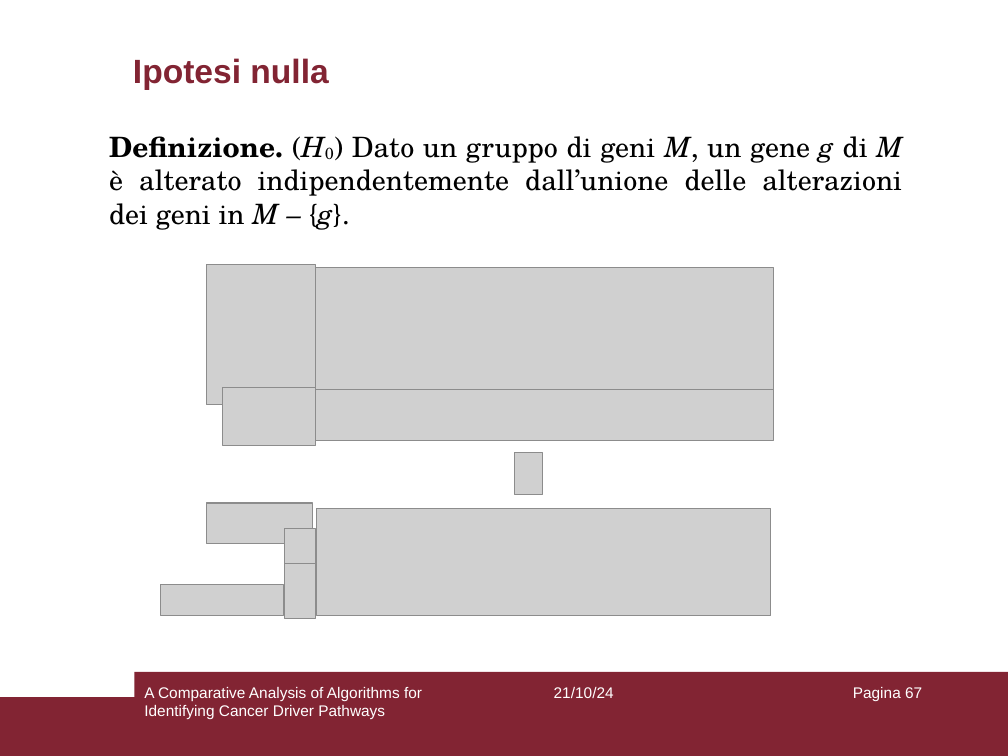
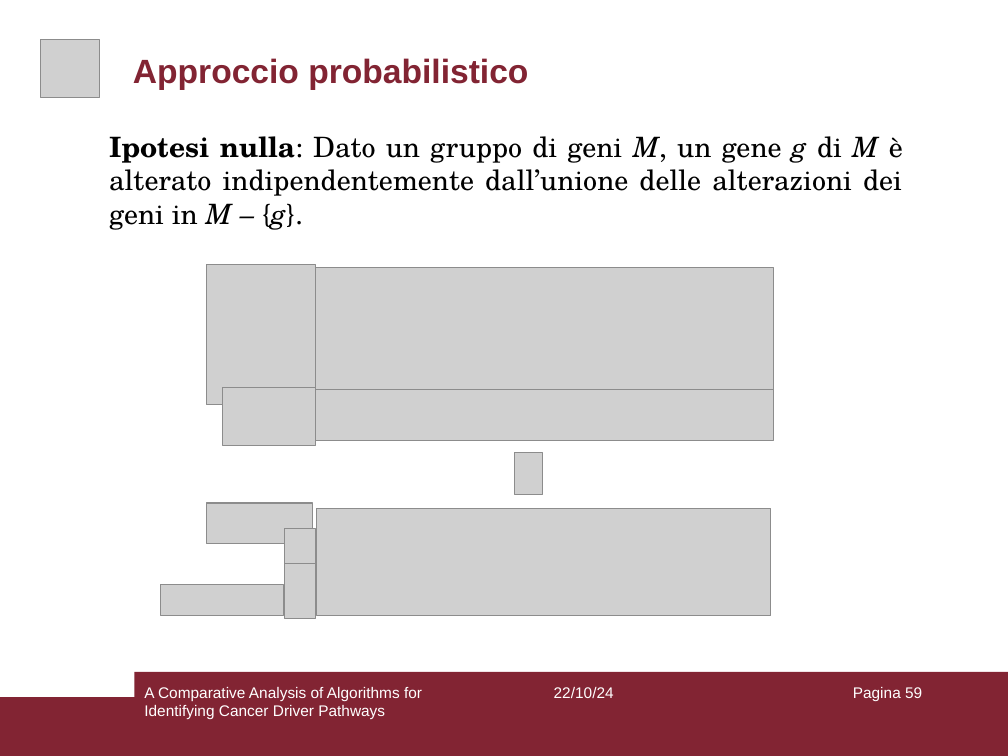
Before and after one commit to aflaag/bsc-thesis, a slide deck: slide 59 of presentation/slides.odp (slide 67 before the commit). Drawn at 1008x756 pixels with LibreOffice and Linux fonts; fonts in the diff are those of the drawing; grey boxes stand for pictures. Boxes give left, top, right and bottom in pixels: in the first picture for what was removed or moved away, otherwise in the second. Text is boxed around its words. In the diff, an @@ line names an element or a change of style, - is before the commit and + after.

```diff
--- a/presentation/slides.odp
+++ b/presentation/slides.odp
@@ picture added at (40, 39, 99, 98) @@
@@ title at (133, 58, 528, 90): text changed @@
-Ipotesi nulla
+Approccio probabilistico
@@ text at (109, 136, 903, 230): text changed @@
-Definizione. (H0) Dato un gruppo di geni M, un gene g di M è alterato indipendentemente dall’unione delle alterazioni dei geni in M – {g}.
+Ipotesi nulla: Dato un gruppo di geni M, un gene g di M è alterato indipendentemente dall’unione delle alterazioni dei geni in M – {g}.
@@ text at (554, 687, 614, 698): text changed @@
-21/10/24
+22/10/24
@@ page number at (853, 687, 922, 701): text changed @@
-Pagina 67
+Pagina 59
```
Also in this commit, not shown: 64 other slides changed, 1 slide added, 11 slides removed, 9 other files.
